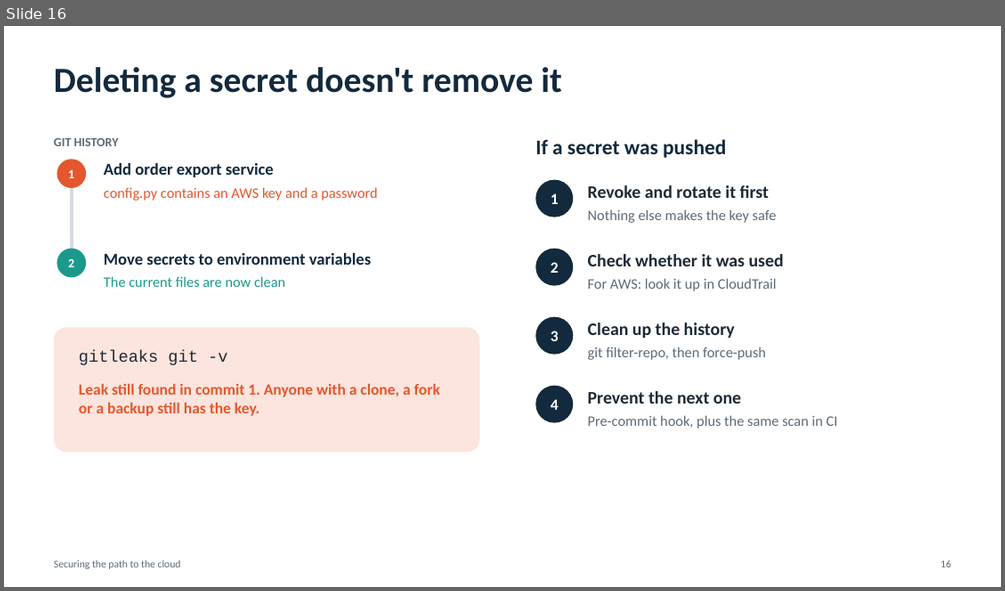
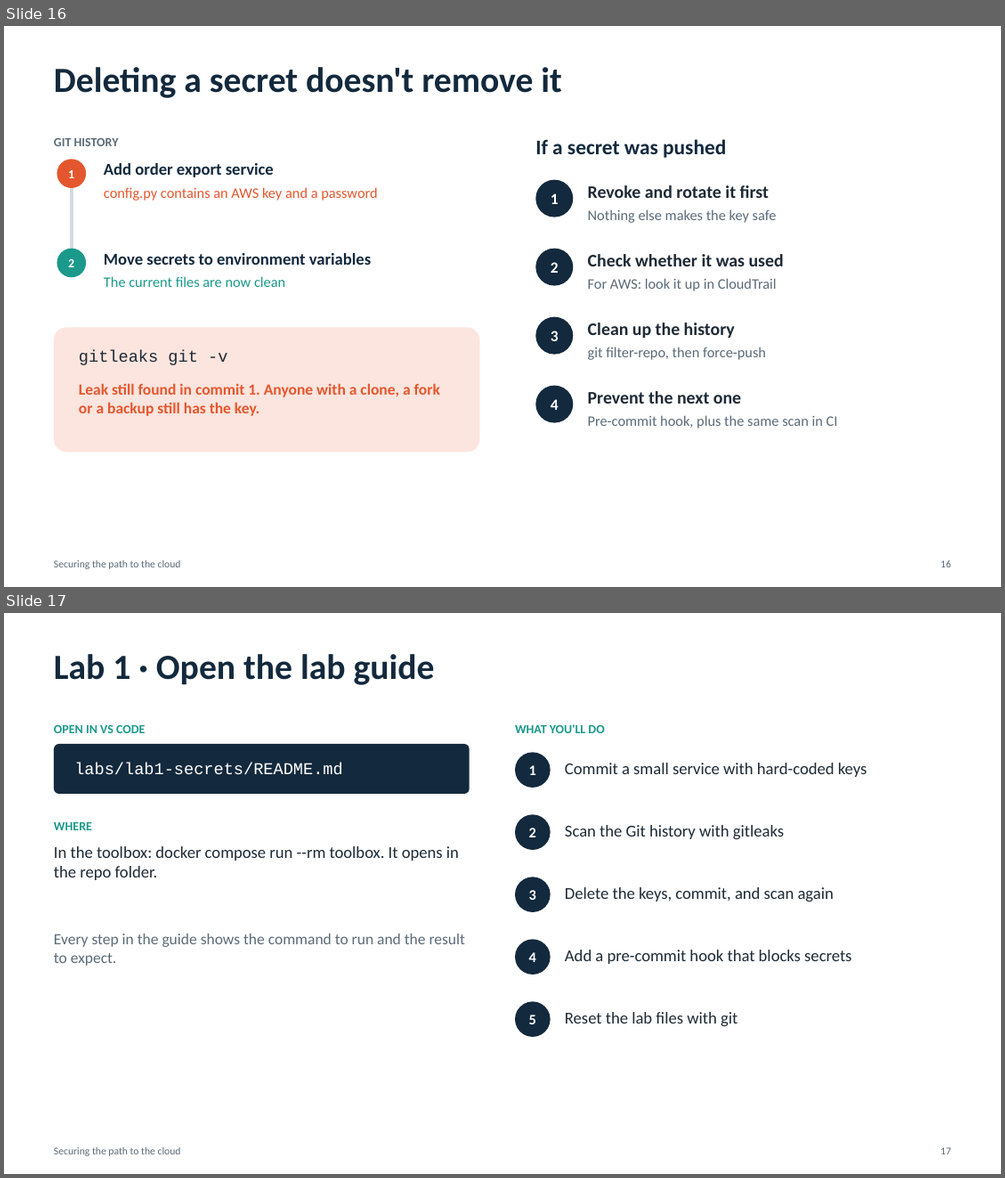
Before and after one commit to PrathameshChopade/MIT-Cloud-Demo, a slide deck: presentation/Securing-the-Path-to-the-Cloud.pptx. Shown one above the other, each under a label of ours: slide 16 before the commit, slides 16 and 17 after it. The pictures are 1005x591 and 1005x1178 pixels, drawn with LibreOffice and Linux fonts; fonts in the diff are those of the drawing. Boxes give left, top, right and bottom in pixels: in the first picture for what was removed or moved away, otherwise in the second. Text is boxed around its words. In the diff, an @@ line names an element or a change of style, - is before the commit and + after.

```diff
--- a/presentation/Securing-the-Path-to-the-Cloud.pptx
+++ b/presentation/Securing-the-Path-to-the-Cloud.pptx
@@ slide 17 added at (x1=4, y1=613, x2=1001, y2=1174), background #FFFFFF @@
@@ text added at (x1=54, y1=654, x2=435, y2=685), 34 pt, text #13293D, bold @@
+Lab 1 · Open the lab guide
@@ text added at (x1=54, y1=725, x2=145, y2=733), 12 pt, text #1B998B, bold @@
+OPEN IN VS CODE
@@ rounded rectangle added at (x1=54, y1=744, x2=469, y2=794), fill #13293D @@
@@ text added at (x1=515, y1=724, x2=604, y2=733), 12 pt, text #1B998B, bold @@
+WHAT YOU'LL DO
@@ text added at (x1=74, y1=763, x2=343, y2=775), 16 pt, text #FFFFFF @@
+labs/lab1-secrets/README.md
@@ ellipse added at (x1=515, y1=752, x2=550, y2=787), fill #13293D, 14 pt, text #FFFFFF, bold @@
+1
@@ text added at (x1=565, y1=763, x2=867, y2=777), 16 pt, text #1E2A35 @@
+Commit a small service with hard-coded keys
@@ text added at (x1=54, y1=822, x2=92, y2=830), 12 pt, text #1B998B, bold @@
+WHERE
@@ ellipse added at (x1=515, y1=814, x2=550, y2=850), fill #13293D, 14 pt, text #FFFFFF, bold @@
+2
@@ text added at (x1=565, y1=825, x2=784, y2=839), 16 pt, text #1E2A35 @@
+Scan the Git history with gitleaks
@@ text added at (x1=54, y1=846, x2=459, y2=880), 16 pt, text #1E2A35 @@
+In the toolbox: docker compose run --rm toolbox. It opens in the repo folder.
@@ ellipse added at (x1=515, y1=877, x2=550, y2=912), fill #13293D, 14 pt, text #FFFFFF, bold @@
+3
@@ text added at (x1=565, y1=887, x2=833, y2=901), 16 pt, text #1E2A35 @@
+Delete the keys, commit, and scan again
@@ text added at (x1=54, y1=933, x2=465, y2=965), 15 pt, text #5B6B79 @@
+Every step in the guide shows the command to run and the result to expect.
@@ ellipse added at (x1=515, y1=939, x2=550, y2=974), fill #13293D, 14 pt, text #FFFFFF, bold @@
+4
@@ text added at (x1=565, y1=949, x2=851, y2=964), 16 pt, text #1E2A35 @@
+Add a pre-commit hook that blocks secrets
@@ ellipse added at (x1=515, y1=1001, x2=550, y2=1037), fill #13293D, 14 pt, text #FFFFFF, bold @@
+5
@@ text added at (x1=565, y1=1012, x2=737, y2=1026), 16 pt, text #1E2A35 @@
+Reset the lab files with git
@@ text added at (x1=54, y1=1147, x2=181, y2=1156), 10 pt, text #5B6B79 @@
+Securing the path to the cloud
@@ text added at (x1=940, y1=1147, x2=951, y2=1154), 10 pt, text #5B6B79 @@
+17
```
Also in this commit, not shown: 4 slides changed, 3 other slides added, 4 slides removed.
